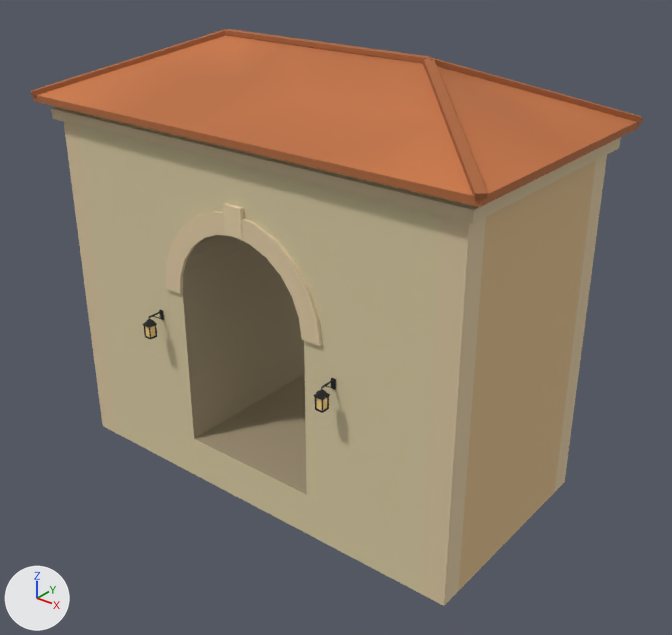
What one commit did to the glTF model games/yorimichi/assets/belmonte/meshes/SM_BM_BH_Porta_Nord.glb.
The view is the same before and after, from a 50 mm lens placed at (16.51, -19.92, 15.5), pointed at (0.75, -0.23, 3.29). The axes (+X, +Y, +Z) are drawn at lower left. The lights are the same throughout. The first picture is the older version. Vertices at exactly the same position are counted once.

The first picture shows 'SM_BM_BH_Porta_Nord'.
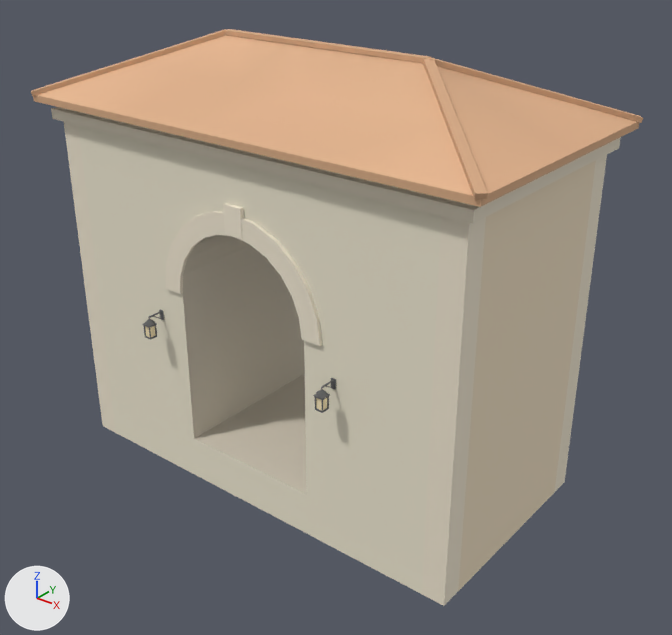
Changed parts and their boxes (x1, y1, x2, y2) in the pictures (672 x 635 px):
part 1 of me_sm_bh_porta_nord, recoloured
    both: (35, 29, 621, 606)
part 2 of me_sm_bh_porta_nord, recoloured
    both: (31, 29, 643, 413)

Diff of the bpy script that builds the scene:
```diff
--- a/games/yorimichi/assets/belmonte/meshes/SM_BM_BH_Porta_Nord.glb.py
+++ b/games/yorimichi/assets/belmonte/meshes/SM_BM_BH_Porta_Nord.glb.py
@@ me_sm_bh_porta_nord @@
 me_sm_bh_porta_nord.from_pydata(...)  # 1124 vertices, 1815 faces; spans x -7.7..7.7, y -4.2..4.2, z -2.0..11.2
 # used by ob_sm_bm_bh_porta_nord; location = (0.0, 0.0, 0.0)
+# me_sm_bh_porta_nord part 1: 1508 faces centred in x -7.6..7.6, y -4.1..4.1, z -1.9..11.2 are repainted in the vertex colours; the middle colour goes from beige #dacca3 to pale yellow #eee7d1
+# me_sm_bh_porta_nord part 2: 307 faces centred in x -7.5..7.5, y -4.1..4.1, z 2.9..11.2 are repainted in the vertex colours; the middle colour goes from black #212121 to dark grey #656565
 me_sm_bh_porta_nord.materials.append(mat_bm_000_m_stone_045)
```
